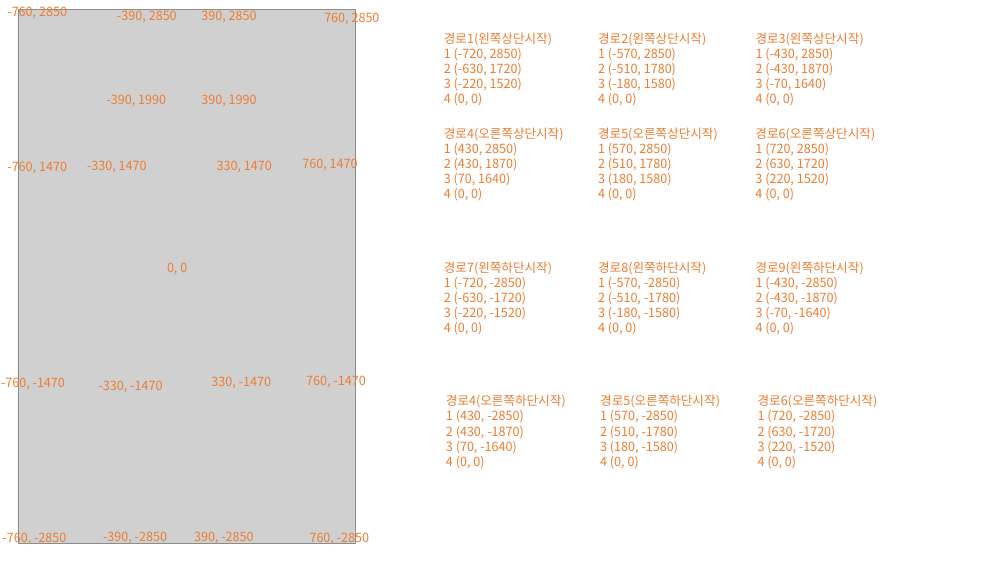
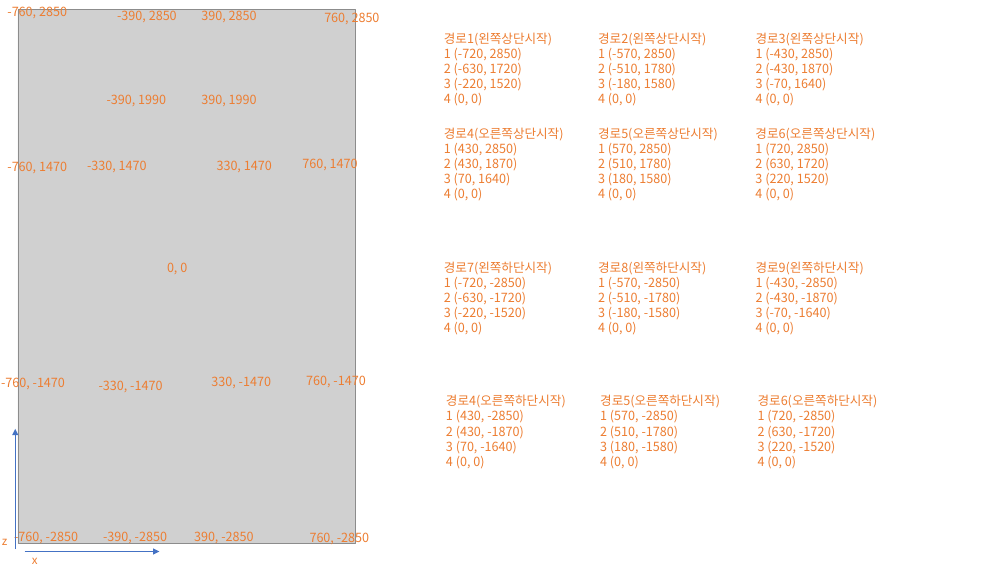
Before and after one commit to jysso3070/JSTMserver, a slide deck: slide 2 of res/스테이지 경로/스테이지1.pptx. Drawn at 1008x567 pixels with LibreOffice and Linux fonts; fonts in the diff are those of the drawing; grey boxes stand for pictures. Boxes give left, top, right and bottom in pixels: in the first picture for what was removed or moved away, otherwise in the second. Text is boxed around its words. In the diff, an @@ line names an element or a change of style, - is before the commit and + after.

```diff
--- a/res/스테이지 경로/스테이지1.pptx
+++ b/res/스테이지 경로/스테이지1.pptx
@@ arrow added from (15, 549) to (15, 429), #4472C4 0.5 pt @@
@@ text added at (2, 538, 7, 545), 11 pt, text #ED7D31 @@
+z
@@ text "-760, -2850": place and size @@
-text "-760, -2850" at (2, 529, 66, 546)
+text "-760, -2850" at (14, 528, 78, 545)
@@ arrow added from (25, 552) to (160, 552), #4472C4 0.5 pt @@
@@ text added at (32, 557, 38, 564), 11 pt, text #ED7D31 @@
+x
```
Also in this commit, not shown: 1 slide added, 1 slide removed, 3 other files.
